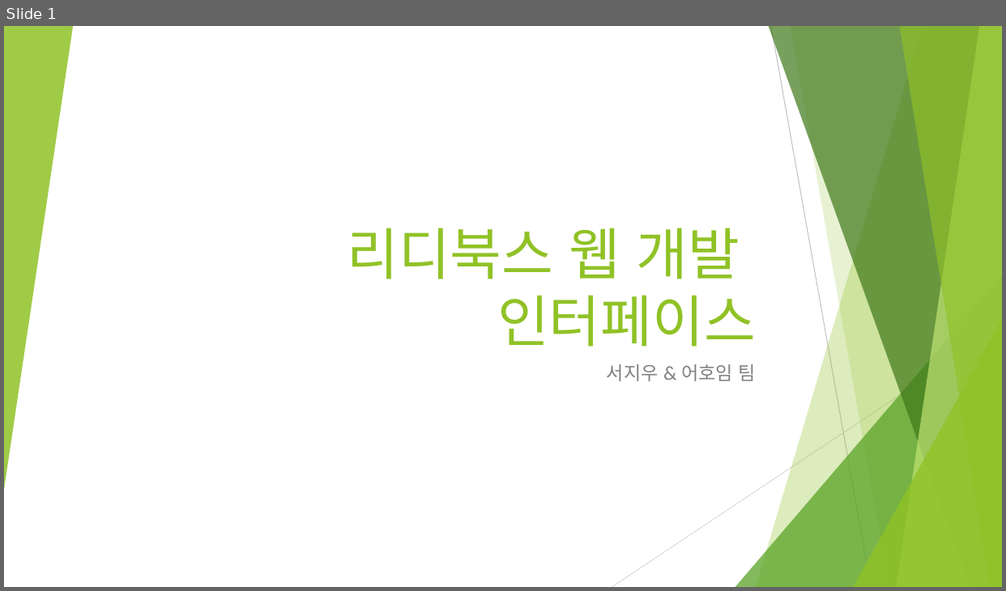
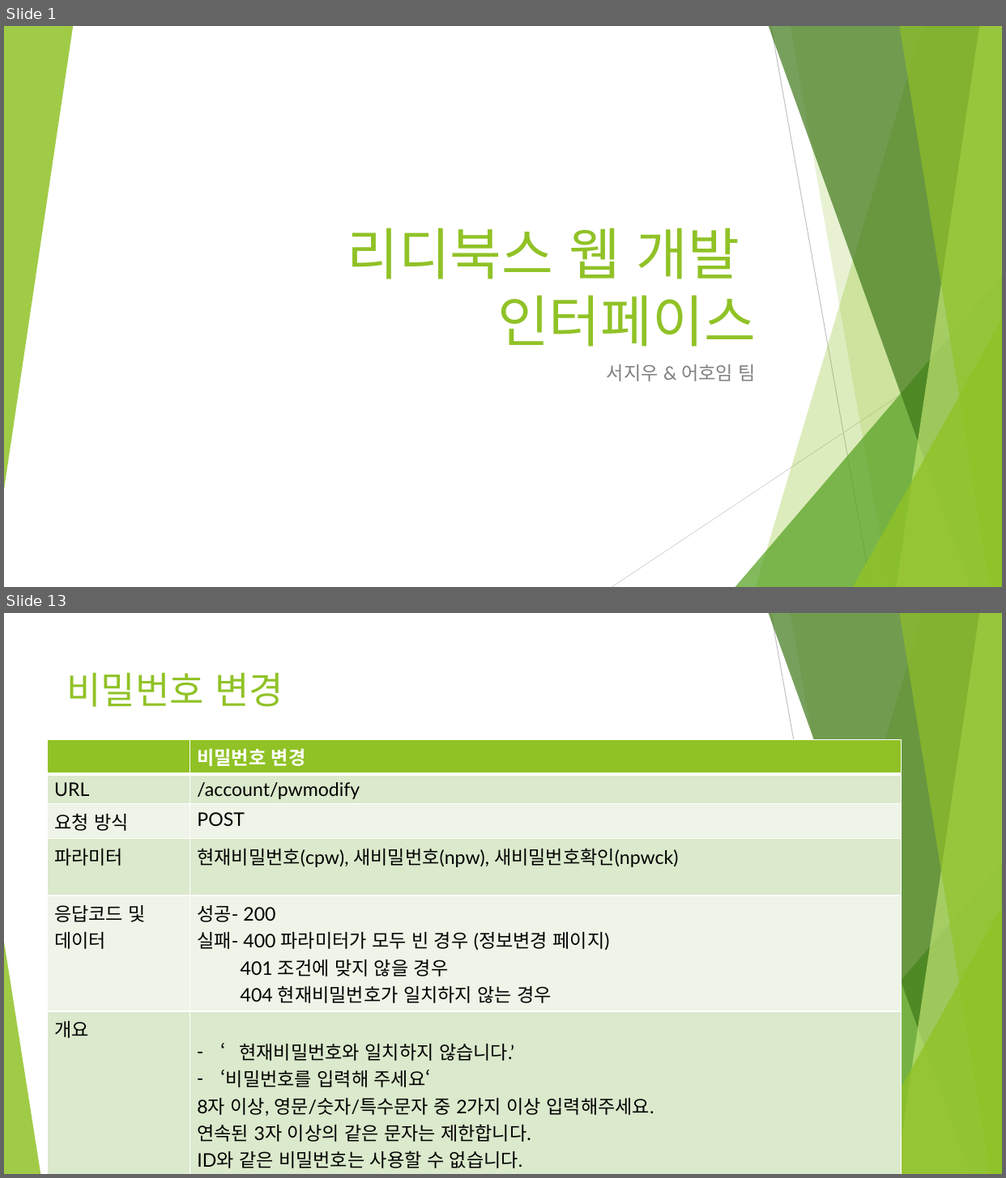
Before and after one commit to ridibooks-web/ridibooks, a slide deck: 리디북스 인터페이스.pptx. Shown one above the other, each under a label of ours: slide 1 before the commit, slides 1 and 13 after it; the slides between them are not shown. The pictures are 1006x591 and 1006x1178 pixels, drawn with LibreOffice and Linux fonts; fonts in the diff are those of the drawing. Boxes give left, top, right and bottom in pixels: in the first picture for what was removed or moved away, otherwise in the second. Text is boxed around its words. In the diff, an @@ line names an element or a change of style, - is before the commit and + after.

Commit message:
인터페이스 수정본과 테이블 정의서 수정본

```diff
--- a/리디북스 인터페이스.pptx
+++ b/리디북스 인터페이스.pptx
@@ slide 13 added at (x1=4, y1=613, x2=1002, y2=1174), background #FFFFFF; not listed: 9 template elements that a slide beside it also shows @@
@@ text added at (x1=66, y1=672, x2=283, y2=707), 36 pt, text #90C226 @@
+비밀번호 변경
@@ table added at (x1=47, y1=739, x2=901, y2=1172), 6 rows, 2 columns @@
+ | 비밀번호 변경
+URL | /account/pwmodify
+요청 방식 | POST
+파라미터 | 현재비밀번호(cpw), 새비밀번호(npw), 새비밀번호확인(npwck)
+응답코드 및 / 데이터 | 성공- 200 / 실패- 400 파라미터가 모두 빈 경우 (정보변경 페이지) / 401 조건에 맞지 않을 경우 / 404 현재비밀번호가 일치하지 않는 경우
+개요 | ‘현재비밀번호와 일치하지 않습니다.’ / ‘비밀번호를 입력해 주세요‘ / 8자 이상, 영문/숫자/특수문자 중 2가지 이상 입력해주세요. / 연속된 3자 이상의 같은 문자는 제한합니다. / ID와 같은 비밀번호는 사용할 수 없습니다.
@@ triangle added at (x1=4, y1=942, x2=40, y2=1174), fill #90C226 at 85% opacity @@
```
Also in this commit, not shown: 14 slides changed, 3 other slides added, 7 slides removed, 1 other file.
